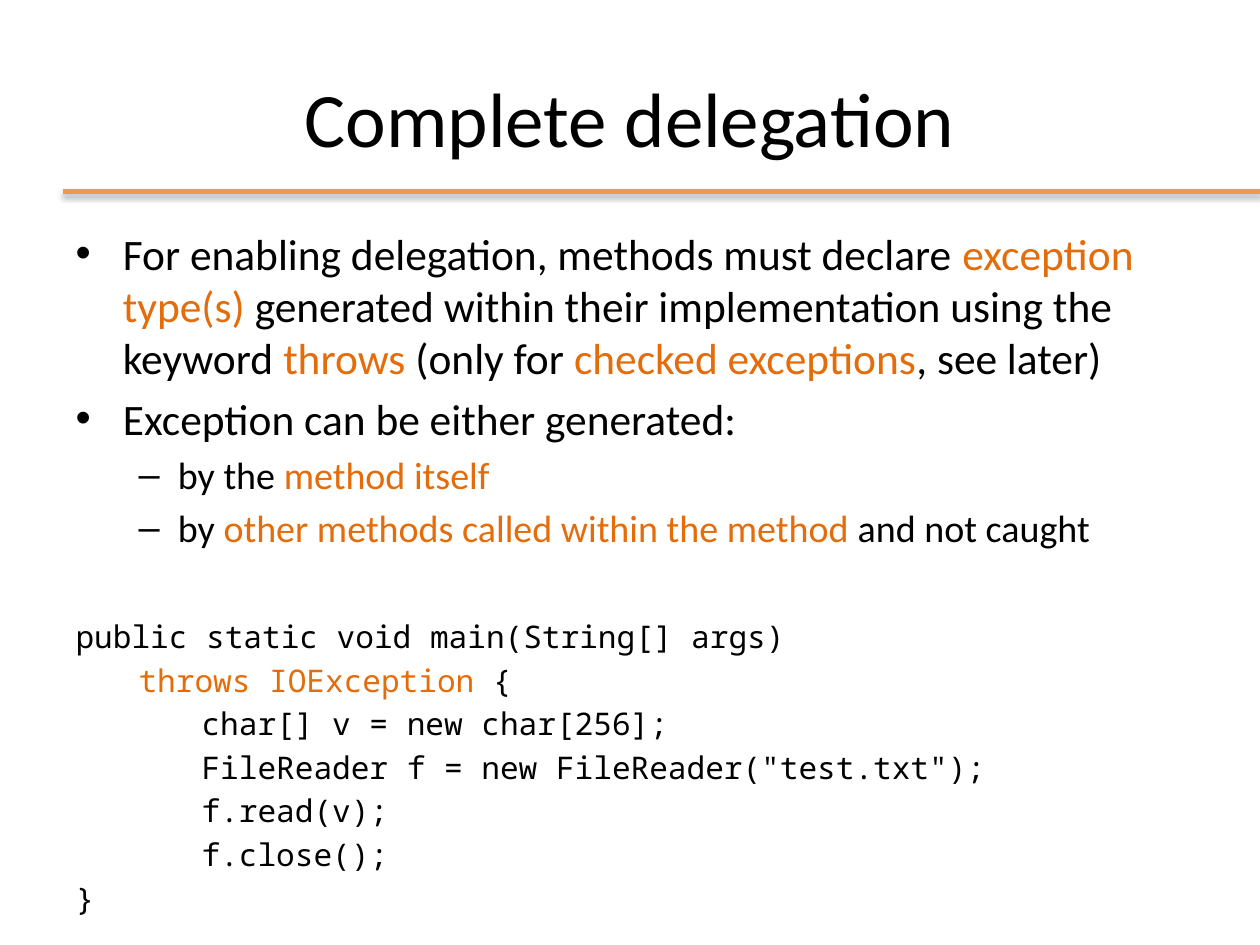
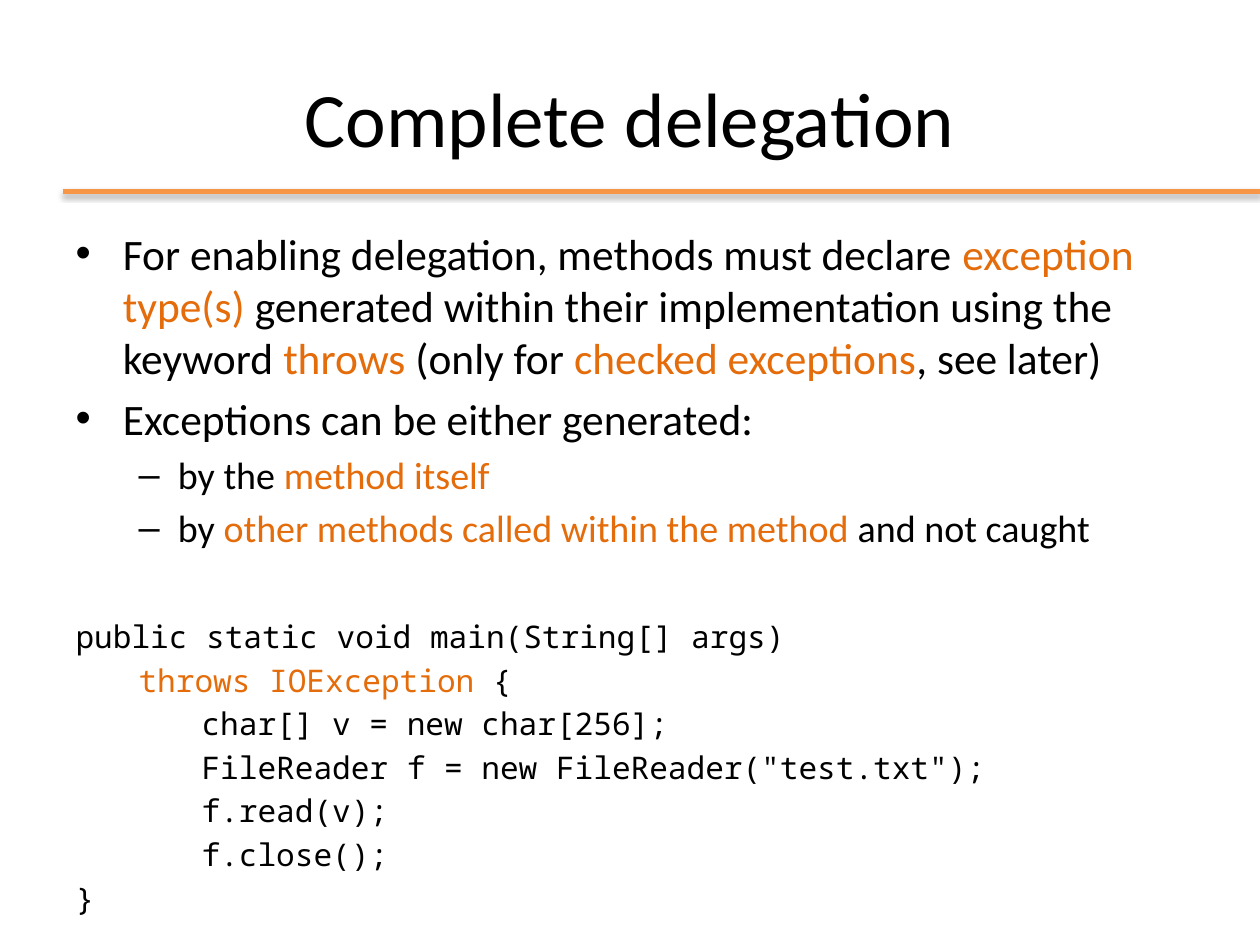
Before and after one commit to Andrea99-beep/ooprogramming, a slide deck: slide 17 of slides/ppt/06_Exceptions.pptx. Drawn at 1260x945 pixels with LibreOffice and Linux fonts; fonts in the diff are those of the drawing; background and template pictures are left out. Boxes give left, top, right and bottom in pixels: in the first picture for what was removed or moved away, otherwise in the second. Text is boxed around its words. In the diff, an @@ line names an element or a change of style, - is before the commit and + after.

```diff
--- a/slides/ppt/06_Exceptions.pptx
+++ b/slides/ppt/06_Exceptions.pptx
@@ text at [123, 405, 753, 443]: text changed @@
-• Exception can be either generated:
+• Exceptions can be either generated:
```
Also in this commit, not shown: 4 other slides changed, 6 other files.
